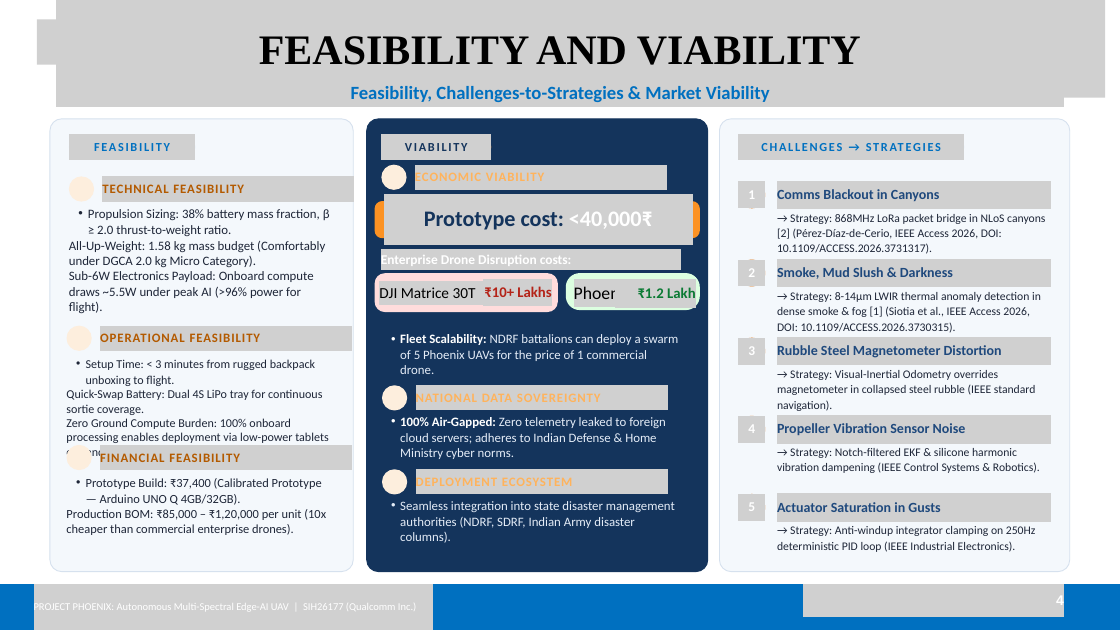
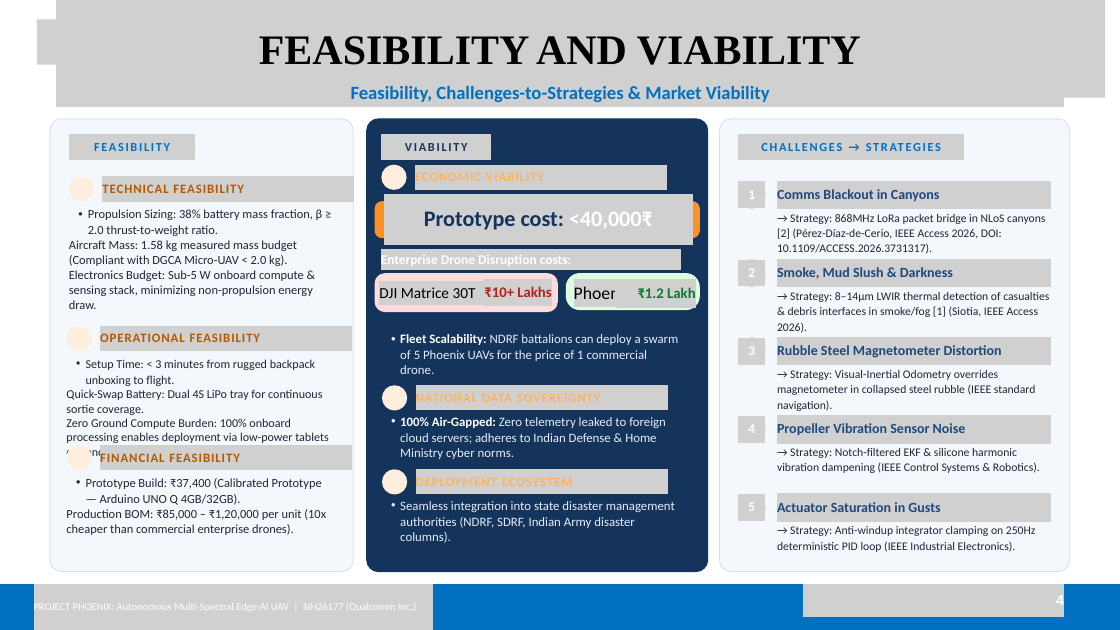
Before and after one commit to jvstin47/Phoenix-SIH26177-SAR-UAV, a slide deck: slide 4 of Copy of SIH26177_v7.pptx.pptx. Drawn at 1120x630 pixels with LibreOffice and Linux fonts; fonts in the diff are those of the drawing; grey boxes stand for pictures; background and template pictures are left out. Boxes give left, top, right and bottom in pixels: in the first picture for what was removed or moved away, otherwise in the second. Text is boxed around its words. In the diff, an @@ line names an element or a change of style, - is before the commit and + after.

```diff
--- a/Copy of SIH26177_v7.pptx.pptx
+++ b/Copy of SIH26177_v7.pptx.pptx
@@ text at bbox=[88, 209, 323, 236]: size 16.5 to 16 pt in "Propulsion Sizing: 38% battery mass fraction, β ..." @@
@@ text at bbox=[69, 240, 312, 309]: text changed; size 16.5 to 16 pt @@
-All-Up-Weight: 1.58 kg mass budget (Comfortably under DGCA 2.0 kg Micro Category).
-Sub-6W Electronics Payload: Onboard compute draws ~5.5W under peak AI (>96% power for flight).
+Aircraft Mass: 1.58 kg measured mass budget (Compliant with DGCA Micro-UAV < 2.0 kg).
+Electronics Budget: Sub-5 W onboard compute & sensing stack, minimizing non-propulsion energy draw.
@@ text at bbox=[777, 292, 1049, 333]: text changed @@
-→ Strategy: 8-14μm LWIR thermal anomaly detection in dense smoke & fog [1] (Siotia et al., IEEE Access 2026, DOI: 10.1109/ACCESS.2026.3730315).
+→ Strategy: 8–14μm LWIR thermal detection of casualties & debris interfaces in smoke/fog [1] (Siotia, IEEE Access 2026).
```
Also in this commit, not shown: 2 other slides changed, 2 other files.
